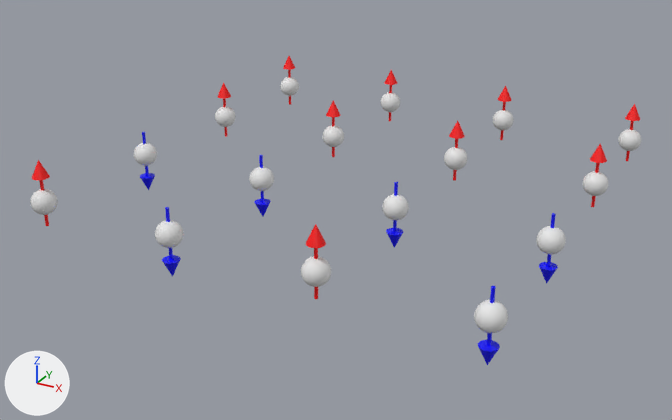
The Blender file Blender/spins1D.blend, before and after one commit.
Both versions are drawn from a 50 mm lens placed at (76.8, -70.1, 42.1), pointed at (25.2, 23.6, -4.8). Every picture has the same lights, and +X, +Y and +Z are marked at lower left.

Script lines for the objects in view, before the commit:
```python
ob_cylinder = bpy.data.objects.new('Cylinder', me_cylinder)
ob_cylinder.location = (0.0, 0.0, 0.0)
ob_cylinder.rotation_euler = (1.571, 0.0, 0.0)  # degrees (90, 0, 0)
ob_cylinder.scale = (1.0, 1.5, 1.0)
ob_cylinder_001 = bpy.data.objects.new('Cylinder.001', me_cylinder_001)
ob_cylinder_001.location = (18.0, 0.0, 0.0)
ob_cylinder_001.rotation_euler = (4.712, 0.0, 0.0)  # degrees (270, 0, 0)
ob_cylinder_001.scale = (1.0, 1.5, 1.0)
ob_cylinder_003 = bpy.data.objects.new('Cylinder.003', me_cylinder_003)
ob_cylinder_003.location = (54.0, 0.0, 0.0)
ob_cylinder_003.rotation_euler = (4.712, 0.0, 0.0)  # degrees (270, 0, 0)
ob_cylinder_003.scale = (1.0, 1.5, 1.0)
ob_cylinder_006 = bpy.data.objects.new('Cylinder.006', me_cylinder_006)
ob_cylinder_006.location = (36.0, 18.0, 0.0)
ob_cylinder_006.rotation_euler = (4.712, 0.0, 0.0)  # degrees (270, 0, 0)
ob_cylinder_006.scale = (1.0, 1.5, 1.0)
ob_cylinder_010 = bpy.data.objects.new('Cylinder.010', me_cylinder_007)
ob_cylinder_010.location = (54.0, 18.0, 0.0)
ob_cylinder_010.rotation_euler = (4.712, 0.0, 0.0)  # degrees (270, 0, 0)
ob_cylinder_010.scale = (1.0, 1.5, 1.0)
ob_cylinder_012 = bpy.data.objects.new('Cylinder.012', me_cylinder_009)
ob_cylinder_012.location = (18.0, 36.0, 0.0)
ob_cylinder_012.rotation_euler = (1.571, 0.0, 0.0)  # degrees (90, 0, 0)
ob_cylinder_012.scale = (1.0, 1.5, 1.0)
ob_cylinder_016 = bpy.data.objects.new('Cylinder.016', me_cylinder_013)
ob_cylinder_016.location = (18.0, 54.0, 0.0)
ob_cylinder_016.rotation_euler = (1.571, 0.0, 0.0)  # degrees (90, 0, 0)
ob_cylinder_016.scale = (1.0, 1.5, 1.0)
ob_cylinder_018 = bpy.data.objects.new('Cylinder.018', me_cylinder_015)
ob_cylinder_018.location = (54.0, 54.0, 0.0)
ob_cylinder_018.rotation_euler = (1.571, 0.0, 0.0)  # degrees (90, 0, 0)
ob_cylinder_018.scale = (1.0, 1.5, 1.0)
ob_sphere_002 = bpy.data.objects.new('Sphere.002', me_sphere_002)
ob_sphere_002.location = (36.0, 0.0, 0.0)
# also in view: 'Sphere.007' at (54.0, 18.0, 0.0); 'Sphere.003' at (54.0, 0.0, 0.0); 'Sphere.001' at (18.0, 0.0, 0.0); 'Sphere' at (0.0, 0.0, 0.0)
```
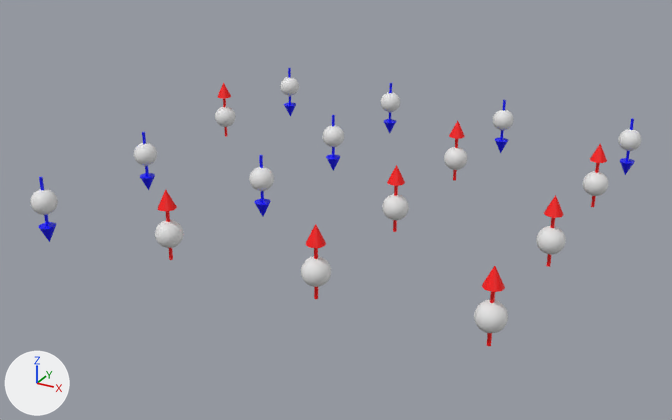
Changed parts and their boxes [x1, y1, x2, y2] in the pictures (672 x 420 px):
'Cylinder.003', recoloured, turned: before [478, 286, 500, 365]; after [482, 266, 505, 346]
'Cylinder.010', recoloured, turned: before [539, 213, 558, 284]; after [544, 195, 564, 267]
'Cylinder.001', recoloured, turned: before [162, 207, 181, 277]; after [158, 189, 177, 260]
'Cylinder', recoloured, moved, turned: before [32, 160, 50, 226]; after [620, 118, 635, 175]
'Cylinder.006', recoloured, turned: before [386, 182, 403, 248]; after [387, 165, 405, 232]
'Cylinder.016', recoloured, moved, turned: before [384, 70, 397, 121]; after [38, 177, 56, 242]
'Cylinder.018', recoloured, moved, turned: before [625, 104, 640, 161]; after [495, 100, 508, 153]
'Cylinder.017', recoloured, moved, turned: before [498, 86, 511, 140]; after [384, 83, 396, 134]
'Cylinder.012', recoloured, turned: before [326, 100, 340, 157]; after [326, 115, 340, 171]
'Cylinder.015', turned: before [283, 56, 295, 105]; after [284, 68, 296, 116]

Edits to the bpy script that builds the scene:
```text
Change mat_spin_color_0:
    mat_spin_color_0.base_color: (1.0, 0.0, 0.0) -> (0.0, 0.0, 1.0)  # red #ff0000 -> blue #0000ff
Change mat_spin_color_1:
    mat_spin_color_1.base_color: (0.0, 0.0, 1.0) -> (1.0, 0.0, 0.0)  # blue #0000ff -> red #ff0000
Change mat_spin_color_3:
    mat_spin_color_3.base_color: (0.0, 0.0, 1.0) -> (1.0, 0.0, 0.0)  # blue #0000ff -> red #ff0000
Change mat_spin_color_6:
    mat_spin_color_6.base_color: (0.0, 0.0, 1.0) -> (1.0, 0.0, 0.0)  # blue #0000ff -> red #ff0000
Change mat_spin_color_7:
    mat_spin_color_7.base_color: (0.0, 0.0, 1.0) -> (1.0, 0.0, 0.0)  # blue #0000ff -> red #ff0000
Change mat_spin_color_9:
    mat_spin_color_9.base_color: (1.0, 0.0, 0.0) -> (0.0, 0.0, 1.0)  # red #ff0000 -> blue #0000ff
Change mat_spin_color_14:
    mat_spin_color_14.base_color: (1.0, 0.0, 0.0) -> (0.0, 0.0, 1.0)  # red #ff0000 -> blue #0000ff
Change mat_spin_color_15:
    mat_spin_color_15.base_color: (1.0, 0.0, 0.0) -> (0.0, 0.0, 1.0)  # red #ff0000 -> blue #0000ff
Change ob_cylinder:
    ob_cylinder.location: (0.0, 0.0, 0.0) -> (54.0, 54.0, 0.0)
    ob_cylinder.rotation_euler: (1.571, 0.0, 0.0) -> (4.712, 0.0, 0.0)  # degrees (90, 0, 0) -> degrees (270, 0, 0)
Change ob_cylinder_001:
    ob_cylinder_001.rotation_euler: (4.712, 0.0, 0.0) -> (1.571, 0.0, 0.0)  # degrees (270, 0, 0) -> degrees (90, 0, 0)
Change ob_cylinder_003:
    ob_cylinder_003.rotation_euler: (4.712, 0.0, 0.0) -> (1.571, 0.0, 0.0)  # degrees (270, 0, 0) -> degrees (90, 0, 0)
Change ob_cylinder_006:
    ob_cylinder_006.rotation_euler: (4.712, 0.0, 0.0) -> (1.571, 0.0, 0.0)  # degrees (270, 0, 0) -> degrees (90, 0, 0)
Change ob_cylinder_010:
    ob_cylinder_010.rotation_euler: (4.712, 0.0, 0.0) -> (1.571, 0.0, 0.0)  # degrees (270, 0, 0) -> degrees (90, 0, 0)
Change ob_cylinder_012:
    ob_cylinder_012.rotation_euler: (1.571, 0.0, 0.0) -> (4.712, 0.0, 0.0)  # degrees (90, 0, 0) -> degrees (270, 0, 0)
Change ob_cylinder_015:
    ob_cylinder_015.rotation_euler: (1.571, 0.0, 0.0) -> (4.712, 0.0, 0.0)  # degrees (90, 0, 0) -> degrees (270, 0, 0)
Change ob_cylinder_016:
    ob_cylinder_016.location: (18.0, 54.0, 0.0) -> (0.0, 0.0, 0.0)
    ob_cylinder_016.rotation_euler: (1.571, 0.0, 0.0) -> (4.712, 0.0, 0.0)  # degrees (90, 0, 0) -> degrees (270, 0, 0)
Change ob_cylinder_017:
    ob_cylinder_017.location: (36.0, 54.0, 0.0) -> (18.0, 54.0, 0.0)
    ob_cylinder_017.rotation_euler: (1.571, 0.0, 0.0) -> (4.712, 0.0, 0.0)  # degrees (90, 0, 0) -> degrees (270, 0, 0)
Change ob_cylinder_018:
    ob_cylinder_018.location: (54.0, 54.0, 0.0) -> (36.0, 54.0, 0.0)
    ob_cylinder_018.rotation_euler: (1.571, 0.0, 0.0) -> (4.712, 0.0, 0.0)  # degrees (90, 0, 0) -> degrees (270, 0, 0)
```
